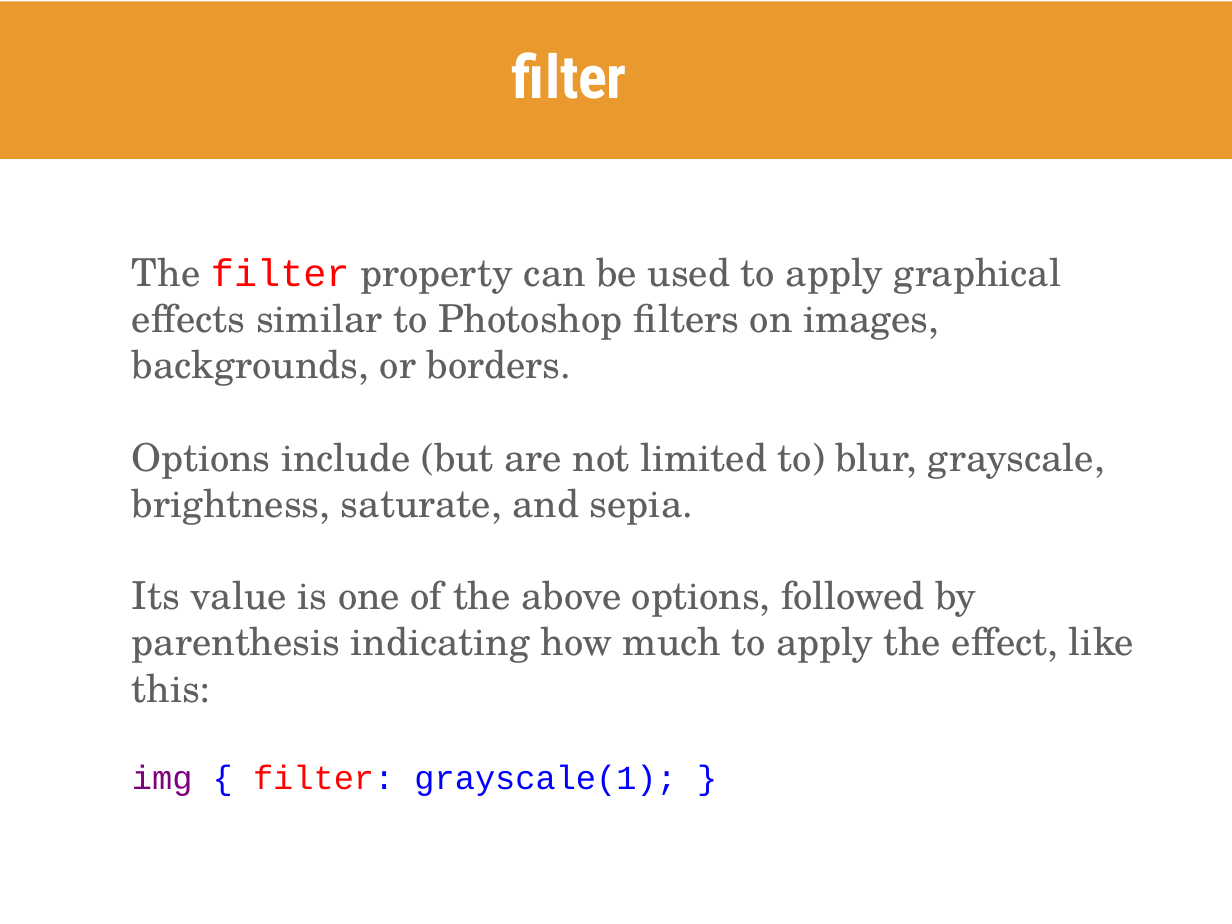
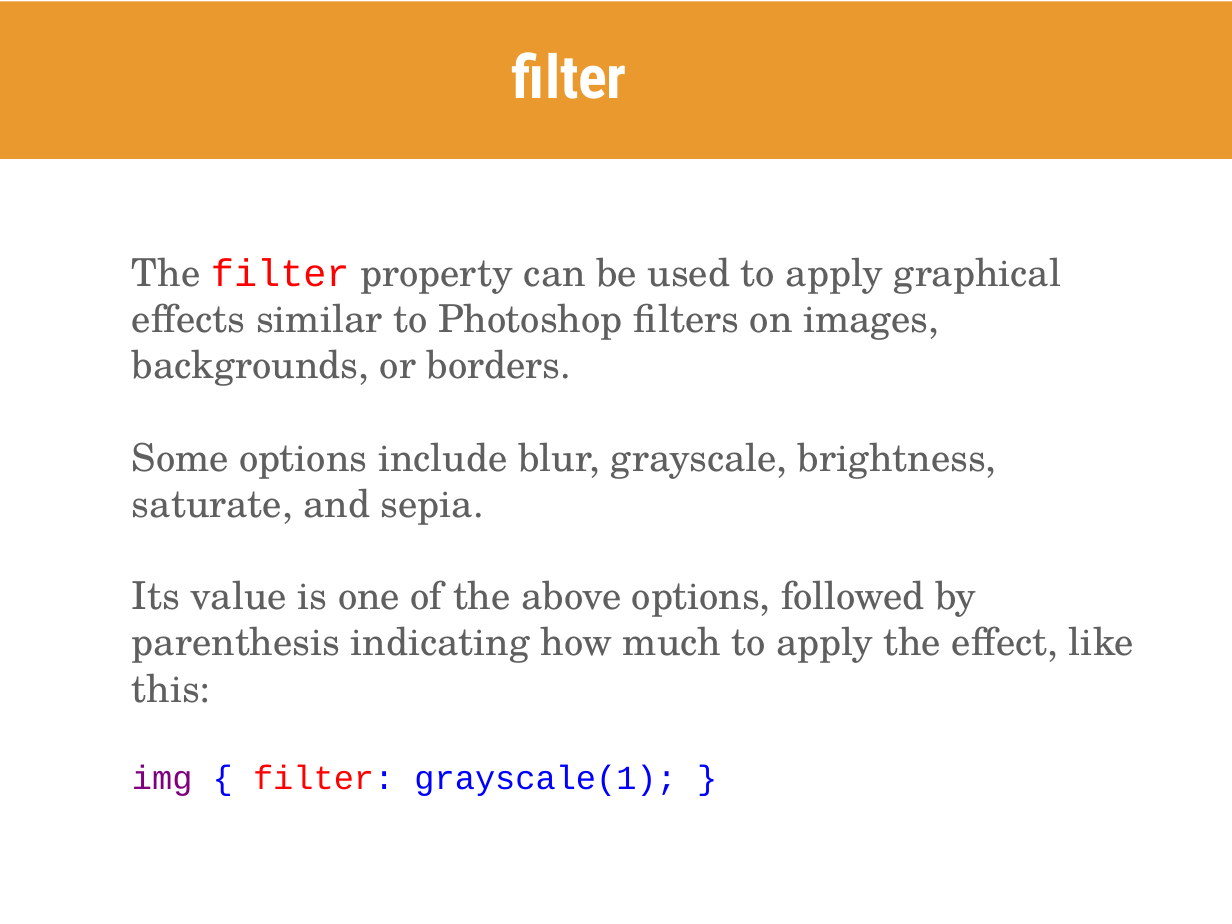
Before and after one commit to skornfeld/svc-class-jan-2018, a slide deck: slide 47 of slides/week-5.pptx (slide 46 before the commit). Drawn at 1232x924 pixels with LibreOffice and Linux fonts; fonts in the diff are those of the drawing. Boxes give left, top, right and bottom in pixels: in the first picture for what was removed or moved away, otherwise in the second. Text is boxed around its words. In the diff, an @@ line names an element or a change of style, - is before the commit and + after.

```diff
--- a/slides/week-5.pptx
+++ b/slides/week-5.pptx
@@ text at (132,442,997,525): text changed @@
-Options include (but are not limited to) blur, grayscale, brightness, saturate, and sepia.
+Some options include blur, grayscale, brightness, saturate, and sepia.
```
Also in this commit, not shown: 9 other slides changed, 9 slides added, 3 slides removed, 2 other files.
